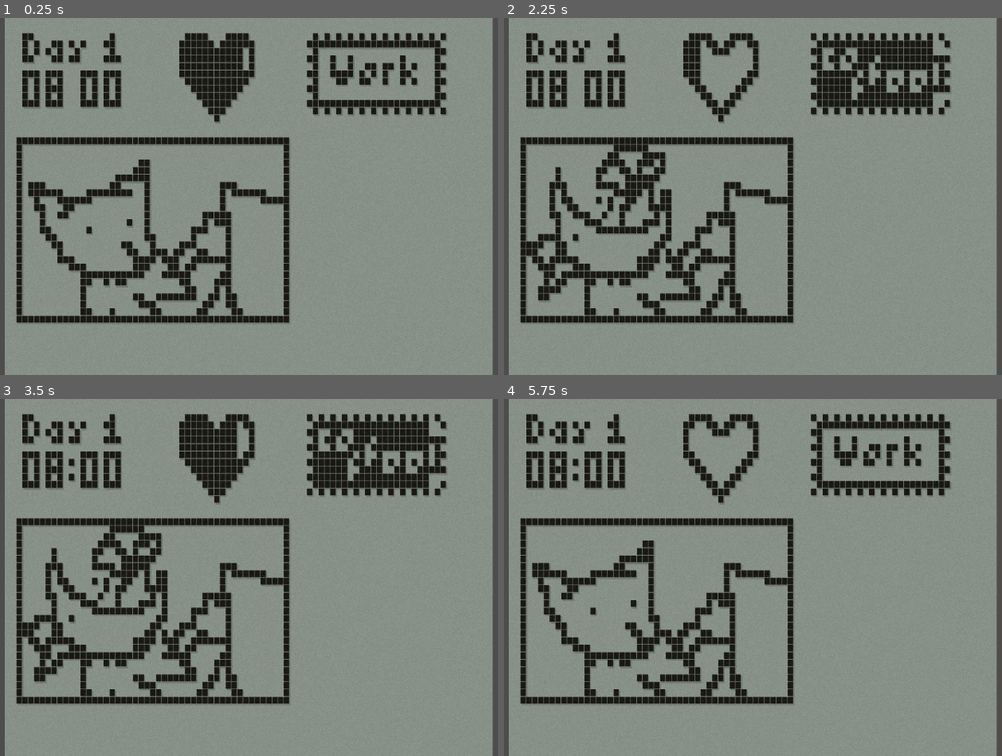
Above: before the commit, frames 1-4 (two rows, left to right).
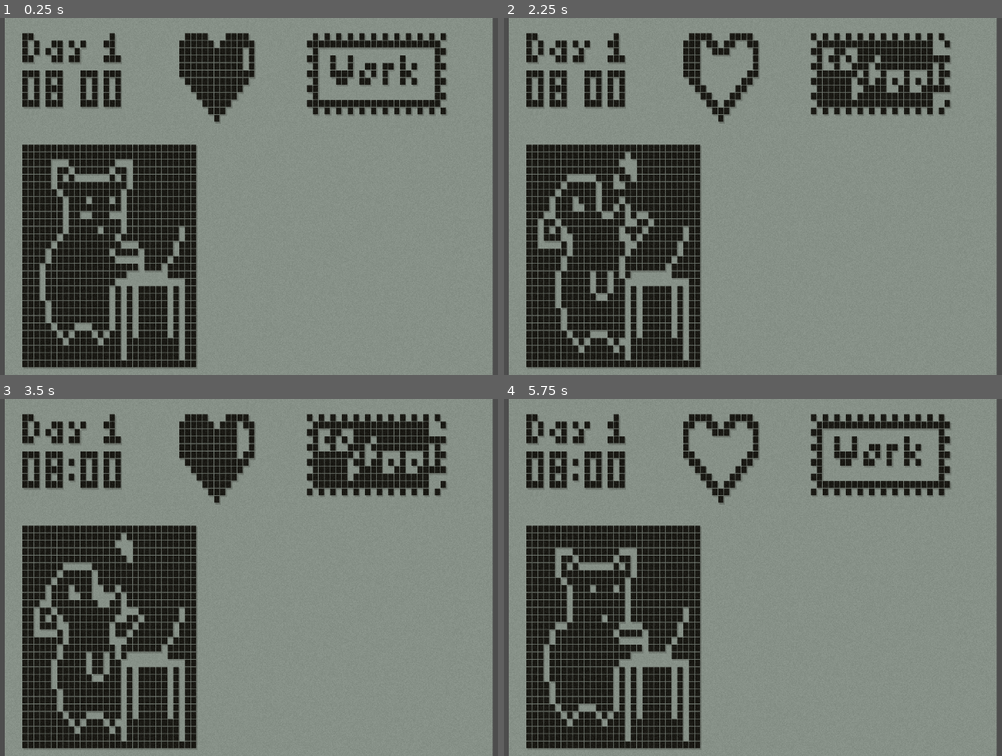
Above: after the commit, the same moments.

Repository: aherrington7452/maruvail_nokia-game-jam-7
Game: Godot game, scene res://scene/main.tscn
Two runs of this game, one before a commit and one after it. Both use one fixed random seed, a clock stepped at 60 frames per second and the inputs below.
Inputs:
- Up to frame 1 (0.25 s): no input
- Up to frame 2 (2.25 s): hold Up (move_up) 0.53-1.28 s; tap Space (interact) at 0.6, 1.35, 2.1 s; hold Down (move_down) 1.28-2.03 s; hold Up (move_up) from 2.03 s (still down)
- Up to frame 3 (3.5 s): keep holding Up (move_up); tap Space (interact) at 2.85 s
- Up to frame 4 (5.75 s): release Up (move_up) at 3.53 s; hold Down (move_down) from 3.53 s (still down); tap Space (interact) at 3.6, 4.35, 5.1 s

The runs differ from the first frame. In frame 1, 20% of the frame differs, in the area x 3-59%, y 33-99%; in frame 2, 18%; in frame 3, 18%; in frame 4, 20%.

Commit message:
drinking and working animations

Diff:
--- a/scene/work_station_ui.tscn
+++ b/scene/work_station_ui.tscn
@@ -1,17 +1,19 @@
-[gd_scene load_steps=142 format=3 uid="uid://chq7q4ec0a3li"]
+[gd_scene load_steps=153 format=3 uid="uid://chq7q4ec0a3li"]
 
 [ext_resource type="Script" path="res://scripts/scr_work_station.gd" id="1_0a8c3"]
 [ext_resource type="Texture2D" uid="uid://ddchk14xmuhp" path="res://sprite images/day_counter_ani.png" id="2_tlhmq"]
-[ext_resource type="Texture2D" uid="uid://c3o2ri51mw82q" path="res://sprite images/cat/workcat_coffee.png" id="8_eyipf"]
 [ext_resource type="Texture2D" uid="uid://dllj71x2ptxlj" path="res://sprite images/cat/workcat_sleep.png" id="9_i03vb"]
+[ext_resource type="Texture2D" uid="uid://ddvn6q7mbi6jk" path="res://sprite images/cat/drinking_animation_bare.png" id="9_of765"]
 [ext_resource type="Texture2D" uid="uid://c3uf4mgtgm06m" path="res://sprite images/states/selection_animation.png" id="10_17pts"]
-[ext_resource type="Texture2D" uid="uid://cg748i0no0d2b" path="res://sprite images/cat/workcat_work.png" id="10_wcccr"]
 [ext_resource type="Texture2D" uid="uid://b1vtnt8py6qnt" path="res://sprite images/states/battery_animation.png" id="10_xb5ia"]
 [ext_resource type="Texture2D" uid="uid://wsmlfwl5ijnw" path="res://sprite images/heart_outline.png" id="11_4iboh"]
+[ext_resource type="Texture2D" uid="uid://ca0mhugqyx13b" path="res://sprite images/cat/working_animation_bare.png" id="11_fblcy"]
+[ext_resource type="Texture2D" uid="uid://c1ajt01c62km" path="res://sprite images/cat/desk_bare.png" id="12_5ight"]
 [ext_resource type="Texture2D" uid="uid://q5fqs1ib6faa" path="res://sprite images/heart_inner_ani.png" id="12_ibvke"]
 [ext_resource type="Texture2D" uid="uid://8ayplsjgr11s" path="res://sprite images/states/coffee_animation.png" id="12_mp3it"]
 [ext_resource type="Texture2D" uid="uid://bsdmj0ultnxp6" path="res://sprite images/states/work_bar_animation_full.png" id="12_vpi4a"]
 [ext_resource type="Texture2D" uid="uid://cnw6i170fu3na" path="res://sprite images/clock_animation.png" id="13_ew5o5"]
+[ext_resource type="Texture2D" uid="uid://jfvxacdxgke1" path="res://sprite images/cat/cat_BG.png" id="13_wcjkg"]
 [ext_resource type="Texture2D" uid="uid://dr7xat2hw004h" path="res://sprite images/timer_colon.png" id="14_tasil"]
 
 [sub_resource type="AtlasTexture" id="AtlasTexture_wbxxp"]
@@ -814,27 +816,69 @@
 "speed": 5.0
 }]
 
-[sub_resource type="AtlasTexture" id="AtlasTexture_angf2"]
-atlas = ExtResource("8_eyipf")
-region = Rect2(0, 0, 84, 48)
+[sub_resource type="AtlasTexture" id="AtlasTexture_tdgnb"]
+atlas = ExtResource("9_of765")
+region = Rect2(0, 0, 27, 29)
+
+[sub_resource type="AtlasTexture" id="AtlasTexture_j30pk"]
+atlas = ExtResource("9_of765")
+region = Rect2(27, 0, 27, 29)
+
+[sub_resource type="AtlasTexture" id="AtlasTexture_ynpep"]
+atlas = ExtResource("9_of765")
+region = Rect2(54, 0, 27, 29)
 
 [sub_resource type="AtlasTexture" id="AtlasTexture_dq7wq"]
 atlas = ExtResource("9_i03vb")
 region = Rect2(0, 0, 84, 48)
 
-[sub_resource type="AtlasTexture" id="AtlasTexture_dlnj4"]
-atlas = ExtResource("10_wcccr")
-region = Rect2(0, 0, 84, 48)
+[sub_resource type="AtlasTexture" id="AtlasTexture_65x4x"]
+atlas = ExtResource("11_fblcy")
+region = Rect2(0, 0, 24, 27)
+
+[sub_resource type="AtlasTexture" id="AtlasTexture_bqcox"]
+atlas = ExtResource("11_fblcy")
+region = Rect2(24, 0, 24, 27)
+
+[sub_resource type="AtlasTexture" id="AtlasTexture_7mvoi"]
+atlas = ExtResource("11_fblcy")
+region = Rect2(48, 0, 24, 27)
+
+[sub_resource type="AtlasTexture" id="AtlasTexture_4pius"]
+atlas = ExtResource("11_fblcy")
+region = Rect2(72, 0, 24, 27)
+
+[sub_resource type="AtlasTexture" id="AtlasTexture_o57hl"]
+atlas = ExtResource("11_fblcy")
+region = Rect2(0, 27, 24, 27)
+
+[sub_resource type="AtlasTexture" id="AtlasTexture_ads24"]
+atlas = ExtResource("11_fblcy")
+region = Rect2(24, 27, 24, 27)
+
+[sub_resource type="AtlasTexture" id="AtlasTexture_cca85"]
+atlas = ExtResource("11_fblcy")
+region = Rect2(48, 27, 24, 27)
+
+[sub_resource type="AtlasTexture" id="AtlasTexture_80hpe"]
+atlas = ExtResource("11_fblcy")
+region = Rect2(72, 27, 24, 27)
 
 [sub_resource type="SpriteFrames" id="SpriteFrames_iqutr"]
 animations = [{
 "frames": [{
 "duration": 1.0,
-"texture": SubResource("AtlasTexture_angf2")
+"texture": SubResource("AtlasTexture_tdgnb")
+}, {
+"duration": 1.0,
+"texture": SubResource("AtlasTexture_j30pk")
+}, {
+"duration": 1.0,
+"texture": SubResource("AtlasTexture_ynpep")
 }],
 "loop": true,
 "name": &"coffee",
-"speed": 5.0
+"speed": 4.0
 }, {
 "frames": [{
 "duration": 1.0,
@@ -846,11 +890,32 @@
 }, {
 "frames": [{
 "duration": 1.0,
-"texture": SubResource("AtlasTexture_dlnj4")
+"texture": SubResource("AtlasTexture_65x4x")
+}, {
+"duration": 1.0,
+"texture": SubResource("AtlasTexture_bqcox")
+}, {
+"duration": 1.0,
+"texture": SubResource("AtlasTexture_7mvoi")
+}, {
+"duration": 1.0,
+"texture": SubResource("AtlasTexture_4pius")
+}, {
+"duration": 1.0,
+"texture": SubResource("AtlasTexture_o57hl")
+}, {
+"duration": 1.0,
+"texture": SubResource("AtlasTexture_ads24")
+}, {
+"duration": 1.0,
+"texture": SubResource("AtlasTexture_cca85")
+}, {
+"duration": 1.0,
+"texture": SubResource("AtlasTexture_80hpe")
 }],
 "loop": true,
 "name": &"work",
-"speed": 5.0
+"speed": 3.0
 }]
 
 [sub_resource type="AtlasTexture" id="AtlasTexture_kravb"]
@@ -981,10 +1046,19 @@
 frame_progress = 0.64603
 
 [node name="WorkCat" type="AnimatedSprite2D" parent="."]
-position = Vector2(28, 37)
+position = Vector2(18, 32)
 sprite_frames = SubResource("SpriteFrames_iqutr")
 animation = &"coffee"
 autoplay = "work"
+frame_progress = 0.124749
+
+[node name="Desk" type="Sprite2D" parent="WorkCat"]
+position = Vector2(7, 5)
+texture = ExtResource("12_5ight")
+
+[node name="BG" type="Sprite2D" parent="WorkCat"]
+z_index = -1
+texture = ExtResource("13_wcjkg")
 
 [node name="Health" type="Sprite2D" parent="."]
 position = Vector2(36, 8)
Binary file added: sprite images/cat/cat_BG.png
Not shown, added: sprite images/cat/cat_BG.png.import
Binary file added: sprite images/cat/desk_bare.png
Not shown, added: sprite images/cat/desk_bare.png.import
Binary file added: sprite images/cat/drinking_animation_bare.png
Not shown, added: sprite images/cat/drinking_animation_bare.png.import
Binary file added: sprite images/cat/working_animation_bare.png
Not shown, added: sprite images/cat/working_animation_bare.png.import
Not shown, added: sprite images/cat_BG.pyxel
